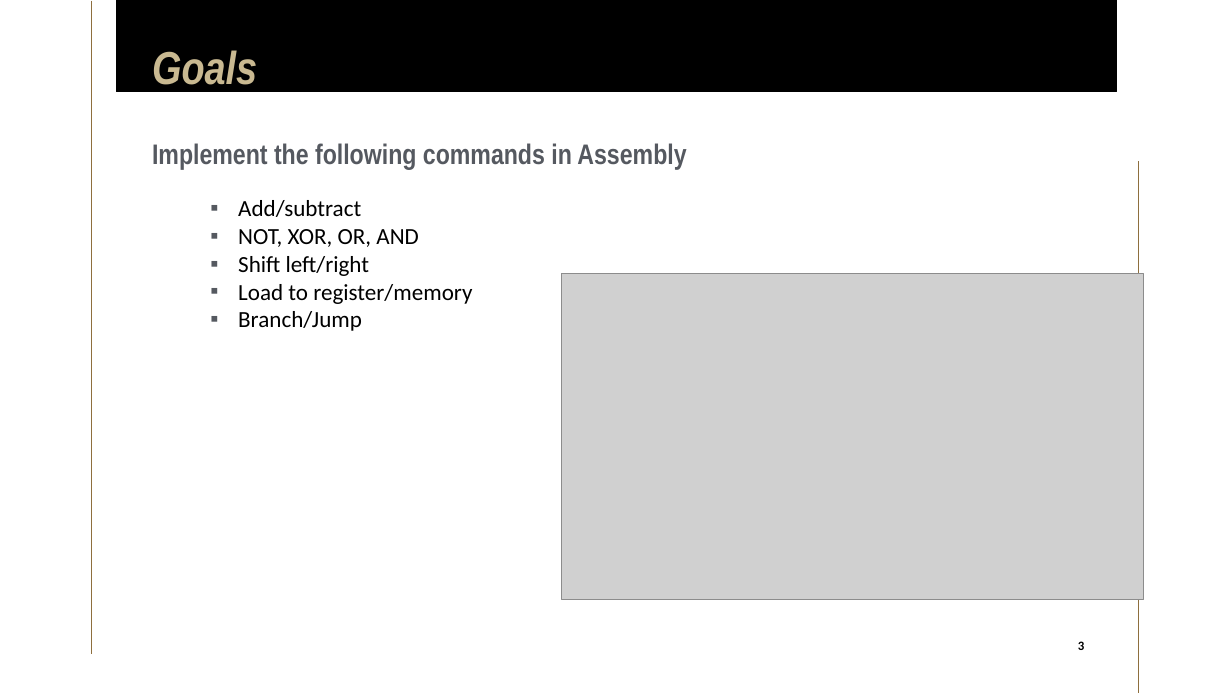
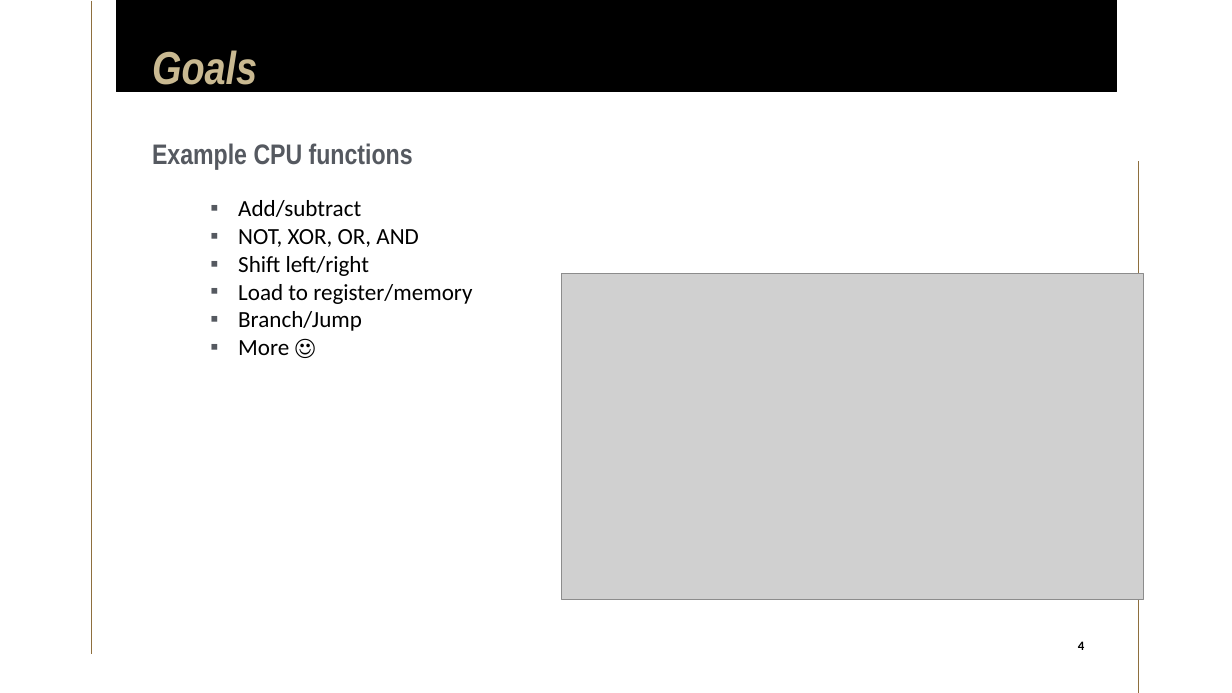
Before and after one commit to limichael246/STARS_2024, a slide deck: slide 4 of Project_Proposal.pptx (slide 3 before the commit). Drawn at 1232x693 pixels with LibreOffice and Linux fonts; fonts in the diff are those of the drawing; grey boxes stand for pictures. Boxes give left, top, right and bottom in pixels: in the first picture for what was removed or moved away, otherwise in the second. Text is boxed around its words. In the diff, an @@ line names an element or a change of style, - is before the commit and + after.

```diff
--- a/Project_Proposal.pptx
+++ b/Project_Proposal.pptx
@@ subtitle at box(152, 143, 413, 169): text changed @@
-Implement the following commands in Assembly
+Example CPU functions
@@ text at box(238, 340, 289, 355): paragraph added @@
+▪ More ☺
@@ page number at box(1078, 641, 1084, 650): text changed @@
-3
+4
```
Also in this commit, not shown: 7 other slides changed, 38 slides added, 5 slides removed.
